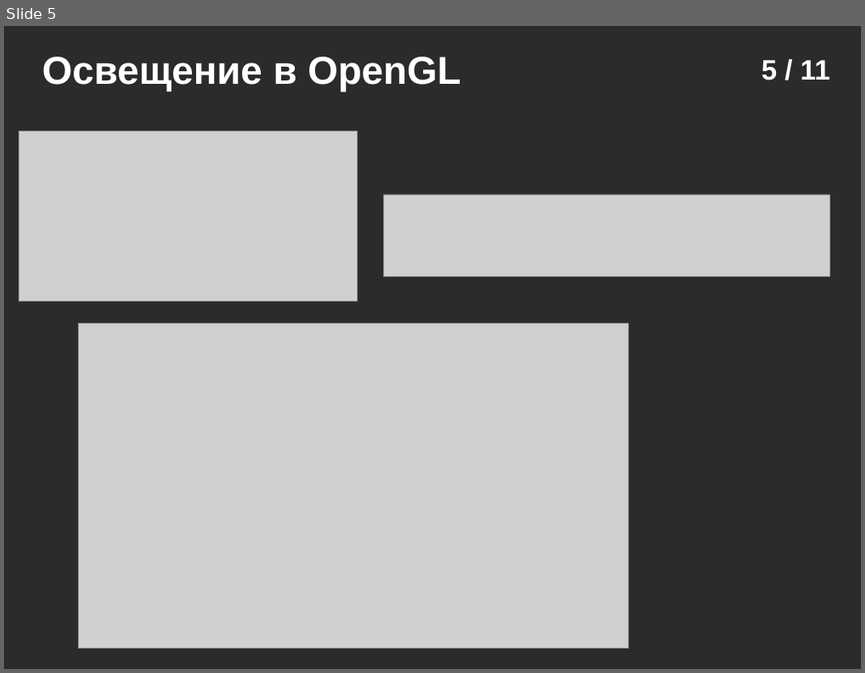
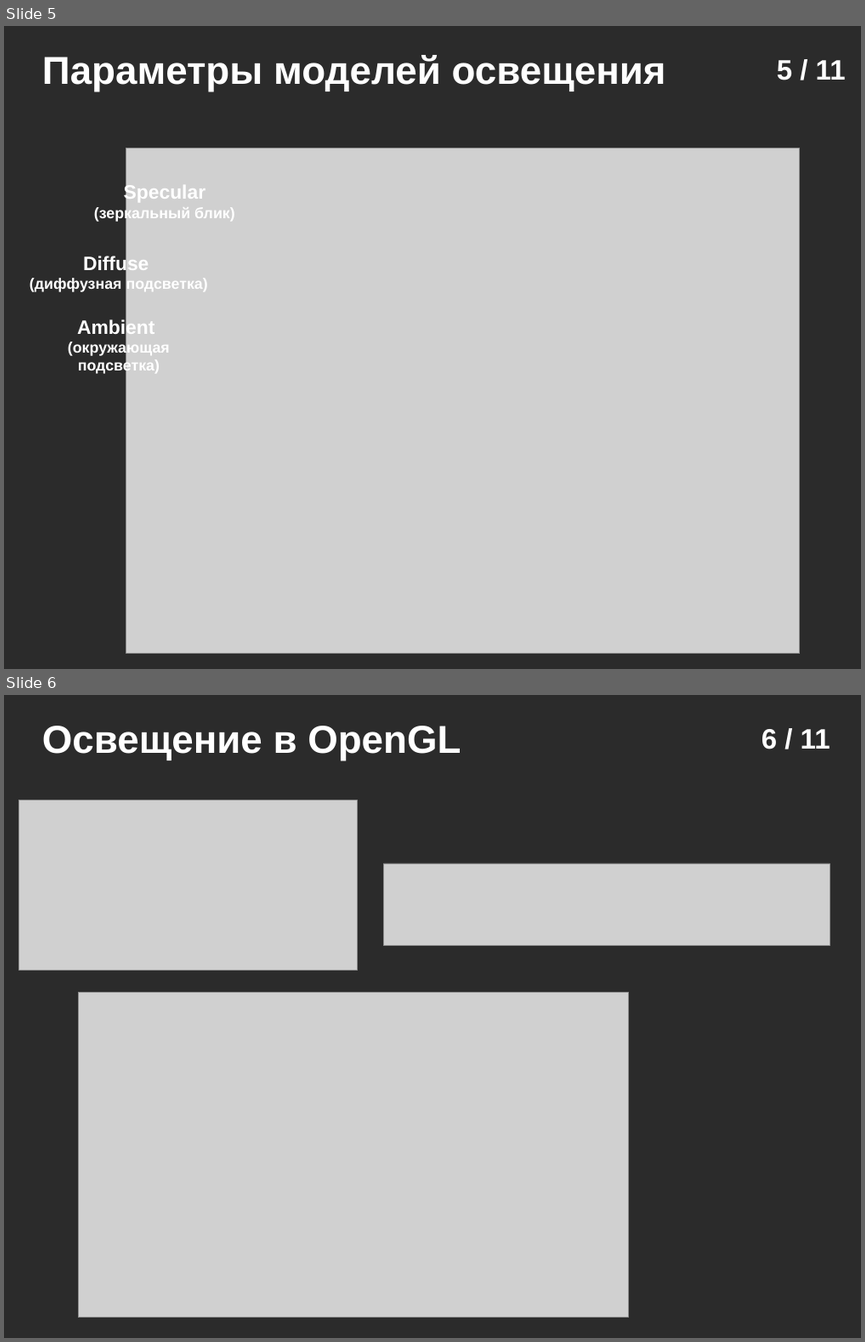
Before and after one commit to icosaeder/cg-lect, a slide deck: Лекции/Лекция 4/Лекция 4.odp. Shown one above the other, each under a label of ours: slide 5 before the commit, slides 5 and 6 after it. The pictures are 865x673 and 865x1342 pixels, drawn with LibreOffice and Linux fonts; fonts in the diff are those of the drawing; grey boxes stand for pictures; background and template pictures are left out; a plain dark background stands for a picture behind light text. Boxes give left, top, right and bottom in pixels: in the first picture for what was removed or moved away, otherwise in the second. Text is boxed around its words. In the diff, an @@ line names an element or a change of style, - is before the commit and + after.

```diff
--- a/Лекции/Лекция 4/Лекция 4.odp
+++ b/Лекции/Лекция 4/Лекция 4.odp
@@ slide 5 added at [4, 26, 861, 669], background picture (left out) @@
@@ text added at [42, 55, 666, 91], 36 pt, text #FFFFFF, bold @@
+Параметры моделей освещения
@@ page number added at [777, 60, 846, 80], 26 pt, text #FFFFFF, bold @@
+5 / 11
@@ picture added at [126, 148, 800, 653] @@
@@ text added at [94, 183, 235, 222], 14 pt, text #FFFFFF, bold @@
+Specular (зеркальный блик)
@@ text added at [30, 255, 208, 292], 14 pt, text #FFFFFF, bold @@
+Diffuse
+(диффузная подсветка)
@@ text added at [68, 318, 170, 374], 14 pt, text #FFFFFF, bold @@
+Ambient
+(окружающая подсветка)
@@ what was slide 5 is now slide 6 @@
@@ page number at [761, 729, 830, 749]: text changed @@
-5 / 11
+6 / 11
```
Also in this commit, not shown: 5 slides changed, 1 slide removed, 45 other files.
